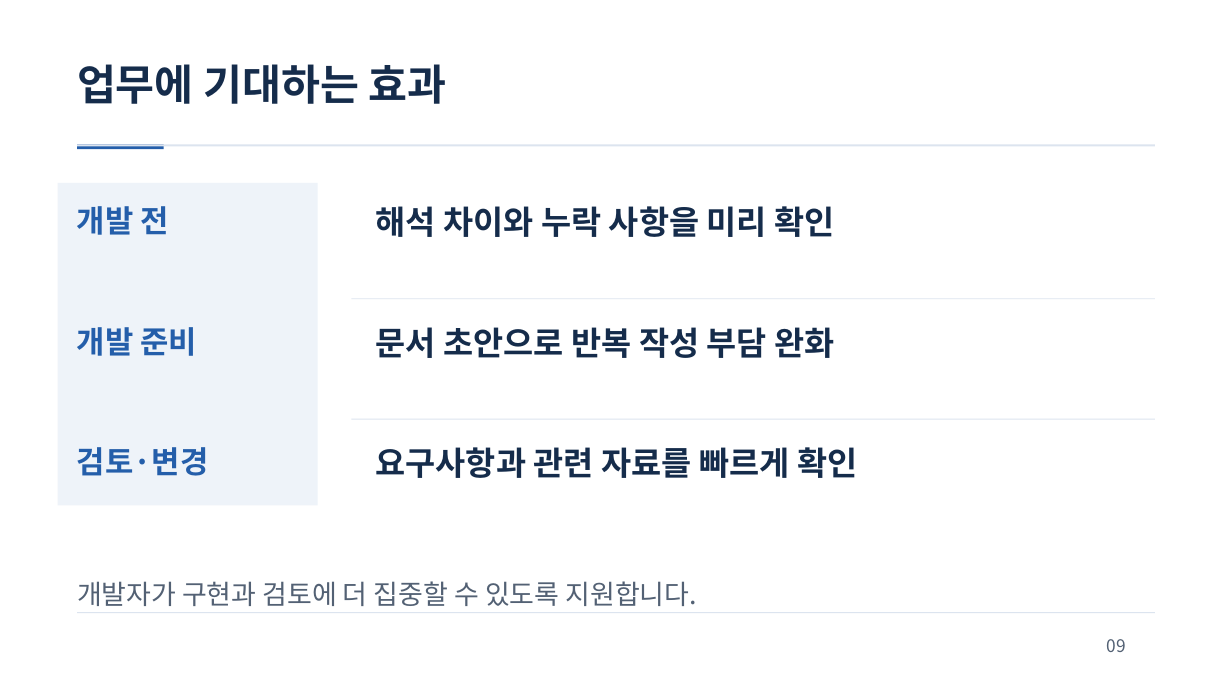
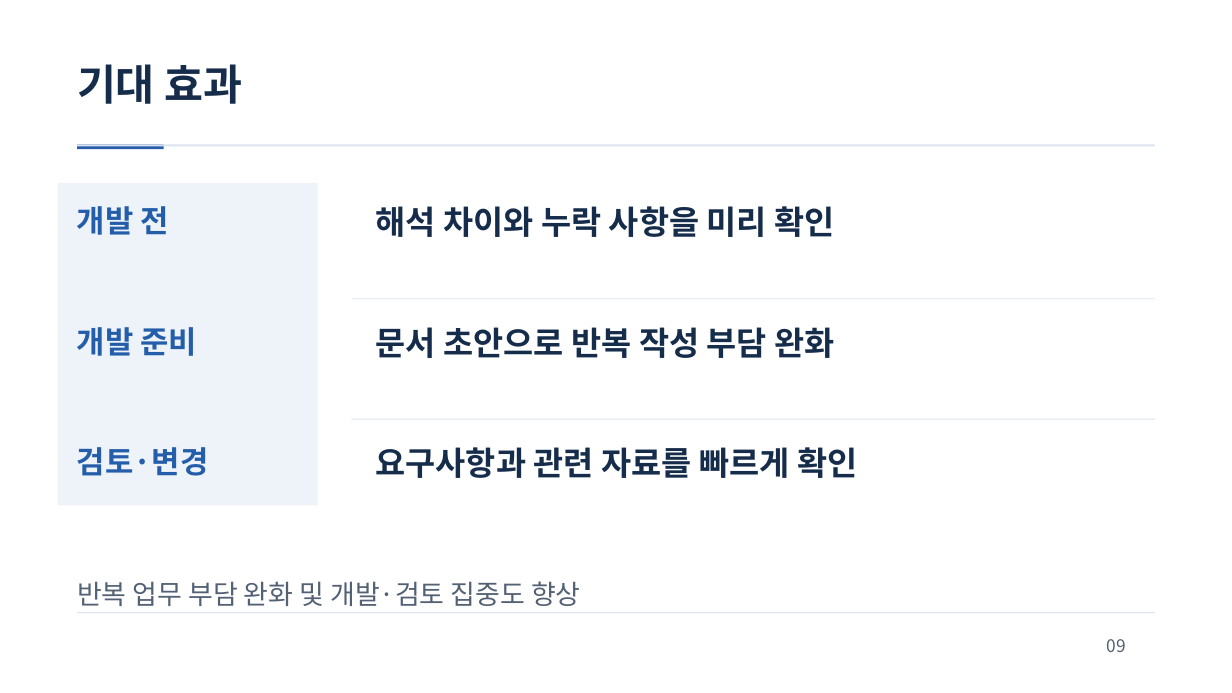
Before and after one commit to jihunhan98/semes-superrookie, a slide deck: slide 9 of docs/presentations/ReqOps_SuperRookie.pptx. Drawn at 1232x693 pixels with LibreOffice and Linux fonts; fonts in the diff are those of the drawing. Boxes give left, top, right and bottom in pixels: in the first picture for what was removed or moved away, otherwise in the second. Text is boxed around its words. In the diff, an @@ line names an element or a change of style, - is before the commit and + after.

```diff
--- a/docs/presentations/ReqOps_SuperRookie.pptx
+++ b/docs/presentations/ReqOps_SuperRookie.pptx
@@ text at <box>77,64,243,104</box>: text changed @@
-업무에 기대하는 효과
+기대 효과
@@ text at <box>77,581,581,606</box>: text changed @@
-개발자가 구현과 검토에 더 집중할 수 있도록 지원합니다.
+반복 업무 부담 완화 및 개발·검토 집중도 향상
```
Also in this commit, not shown: 9 other slides changed.
